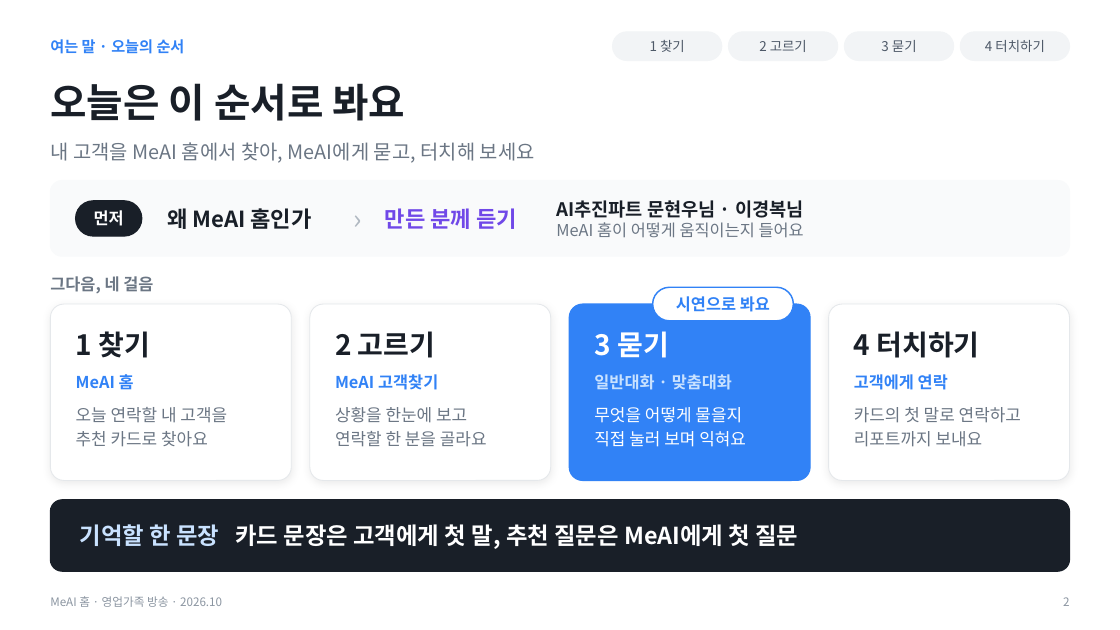
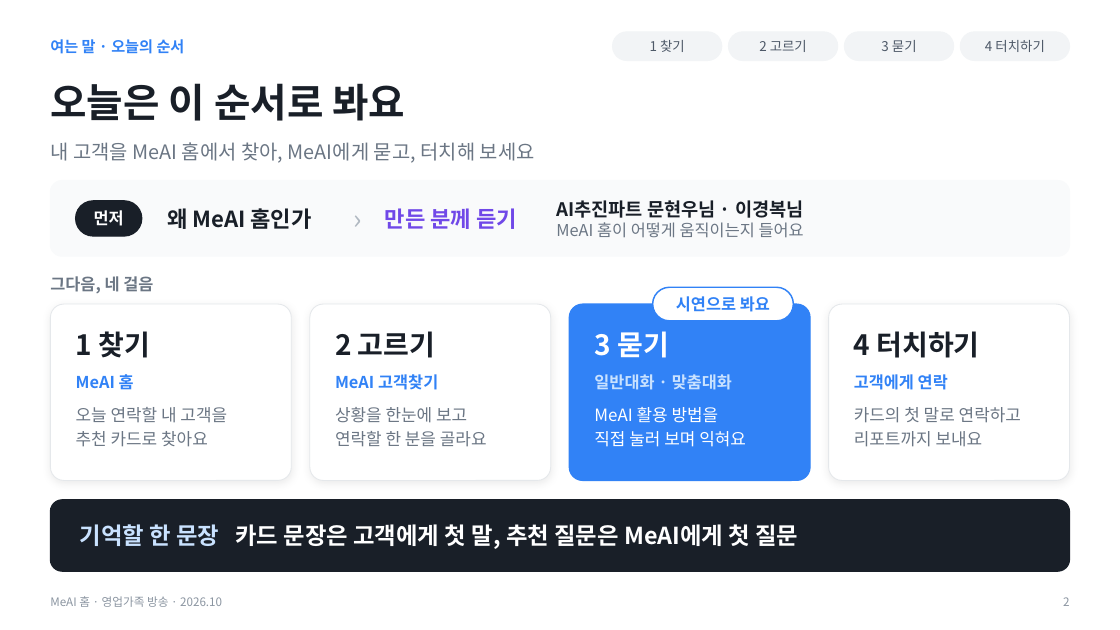
Before and after one commit to hunx11-sys/MeAI, a slide deck: slide 2 of docs/MeAI_broadcast_FP_2026.10.pptx. Drawn at 1120x630 pixels with LibreOffice and Linux fonts; fonts in the diff are those of the drawing. Boxes give left, top, right and bottom in pixels: in the first picture for what was removed or moved away, otherwise in the second. Text is boxed around its words. In the diff, an @@ line names an element or a change of style, - is before the commit and + after.

```diff
--- a/docs/MeAI_broadcast_FP_2026.10.pptx
+++ b/docs/MeAI_broadcast_FP_2026.10.pptx
@@ text at box(594, 407, 719, 423): text changed @@
-무엇을 어떻게 물을지
+MeAI 활용 방법을
```
Also in this commit, not shown: 7 other slides changed, 12 other files.
